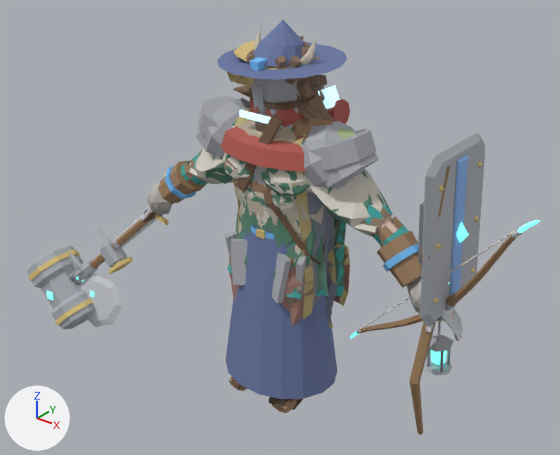
What one commit did to the Blender file art/creator/humanoid_heavy/humanoid_heavy_masculine.blend.
Camera for both pictures: a camera (50 mm lens) standing at (2.41, -3.02, 2.91) and looking at (-0.16, 0.19, 0.92). The lights are fixed; the arrows at lower left show +X, +Y and +Z. The picture after the commit comes second.

In view in the first picture: 'part.arms.bracers', 'part.back.long_coat', 'part.head.wide_hat', 'part.offhand.bow', 'part.offhand.shield', 'part.offhand.tower_shield', 'part.shoulders.mantle', 'part.shoulders.pauldrons', 'part.shoulders.slabs', 'part.torso.ranger_tunic', 'part.torso.robe', 'part.torso.sleeved_shirt', 'part.weapon.maul' and 40 more.
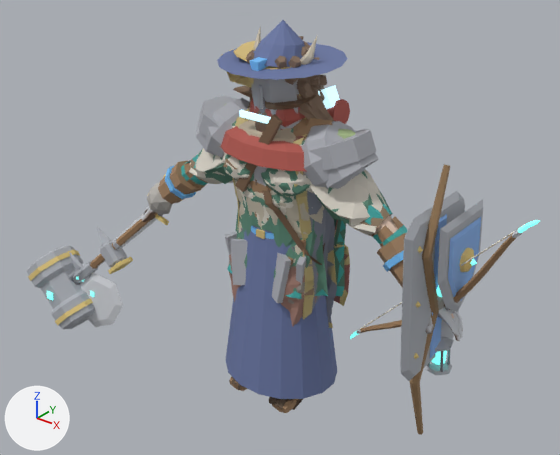
Boxes [x1, y1, x2, y2] around the edits, measured in the pictures (560 x 455 px; the box of a moved part takes in the faces that stretch with it):
'part.offhand.tower_shield', reshaped
    before: [420, 132, 485, 327]
    after: [400, 191, 465, 381]
'part.offhand.shield', reshaped
    before: [418, 202, 424, 270]
    after: [438, 199, 483, 312]
part 1 of me_part_offhand_shield, moved or reshaped
    before: [418, 202, 424, 270]
    after: [438, 199, 483, 312]
part 2 of me_part_offhand_shield, moved or reshaped (not visible before)
    after: [448, 217, 481, 300]
part 3 of me_part_offhand_shield, moved or reshaped (not visible before)
    after: [459, 248, 474, 272]
part 4 of me_part_offhand_tower_shield, moved or reshaped
    before: [420, 132, 485, 327]
    after: [400, 191, 465, 381]
part 5 of me_part_offhand_tower_shield, moved or reshaped
    before: [450, 154, 468, 296]
    after: [430, 214, 447, 358]
part 6 of me_part_offhand_tower_shield, moved or reshaped
    before: [434, 297, 439, 304]
    after: [414, 353, 419, 359]
part 7 of me_part_offhand_tower_shield, moved or reshaped
    before: [436, 243, 441, 249]
    after: [416, 301, 421, 308]
part 8 of me_part_offhand_tower_shield, moved or reshaped
    before: [439, 185, 444, 192]
    after: [418, 246, 423, 253]
part 9 of me_part_offhand_tower_shield, moved or reshaped (mostly hidden afterwards)
    before: [456, 222, 469, 243]
    after: [436, 285, 442, 297]

Edits to the bpy script that builds the scene:
```text
Change me_part_offhand_shield:
    used by ob_part_offhand_shield; location = (0.0, 0.0, 0.0)
    remove me_part_offhand_shield.from_pydata(...)  # 93 vertices, 77 faces; spans x 0.906..1.048, y -0.166..0.256, z 0.873..1.497
    add me_part_offhand_shield.from_pydata(...)  # 93 vertices, 77 faces; spans x 0.954..1.137, y -0.175..0.246, z 0.873..1.417
    me_part_offhand_shield part 1: the loose piece of 21 vertices spanning x 0.906..0.967, y -0.166..0.256, z 0.977..1.497 is moved by (0.115, -0.01, -0.08)
    me_part_offhand_shield part 2: the loose piece of 21 vertices spanning x 0.941..0.976, y -0.111..0.201, z 1.049..1.433 is moved by (0.115, -0.01, -0.08)
    me_part_offhand_shield part 3: the loose piece of 17 vertices spanning x 0.96..1.008, y -0.02..0.11, z 1.204..1.333 is moved by (0.115, -0.01, -0.08)
    other edits to the shape of me_part_offhand_shield do not show in these pictures
Change me_part_offhand_tower_shield:
    used by ob_part_offhand_tower_shield; location = (0.0, 0.0, 0.0)
    remove me_part_offhand_tower_shield.from_pydata(...)  # 106 vertices, 104 faces; spans x 0.938..1.066, y -0.212..0.351, z 0.868..1.728
    add me_part_offhand_tower_shield.from_pydata(...)  # 106 vertices, 104 faces; spans x 0.913..1.048, y -0.314..0.249, z 0.599..1.459
    me_part_offhand_tower_shield part 4: the loose piece of 24 vertices spanning x 0.938..1.03, y -0.212..0.351, z 0.868..1.728 is moved by (-0.025, -0.102, -0.269)
    me_part_offhand_tower_shield part 5: the loose piece of 12 vertices spanning x 0.985..1.039, y 0.018..0.121, z 0.93..1.669 is moved by (-0.025, -0.102, -0.269)
    me_part_offhand_tower_shield part 6: the loose piece of 6 vertices spanning x 1.006..1.042, y -0.14..-0.104, z 1.003..1.039 is moved by (-0.025, -0.102, -0.269)
    me_part_offhand_tower_shield part 7: the loose piece of 6 vertices spanning x 0.991..1.027, y -0.139..-0.103, z 1.282..1.318 is moved by (-0.025, -0.102, -0.269)
    me_part_offhand_tower_shield part 8: the loose piece of 6 vertices spanning x 0.976..1.012, y -0.138..-0.102, z 1.562..1.598 is moved by (-0.025, -0.102, -0.269)
    me_part_offhand_tower_shield part 9: the loose piece of 6 vertices spanning x 0.986..1.066, y 0.029..0.109, z 1.245..1.356 is moved by (-0.025, -0.102, -0.269)
    other edits to the shape of me_part_offhand_tower_shield do not show in these pictures
```
